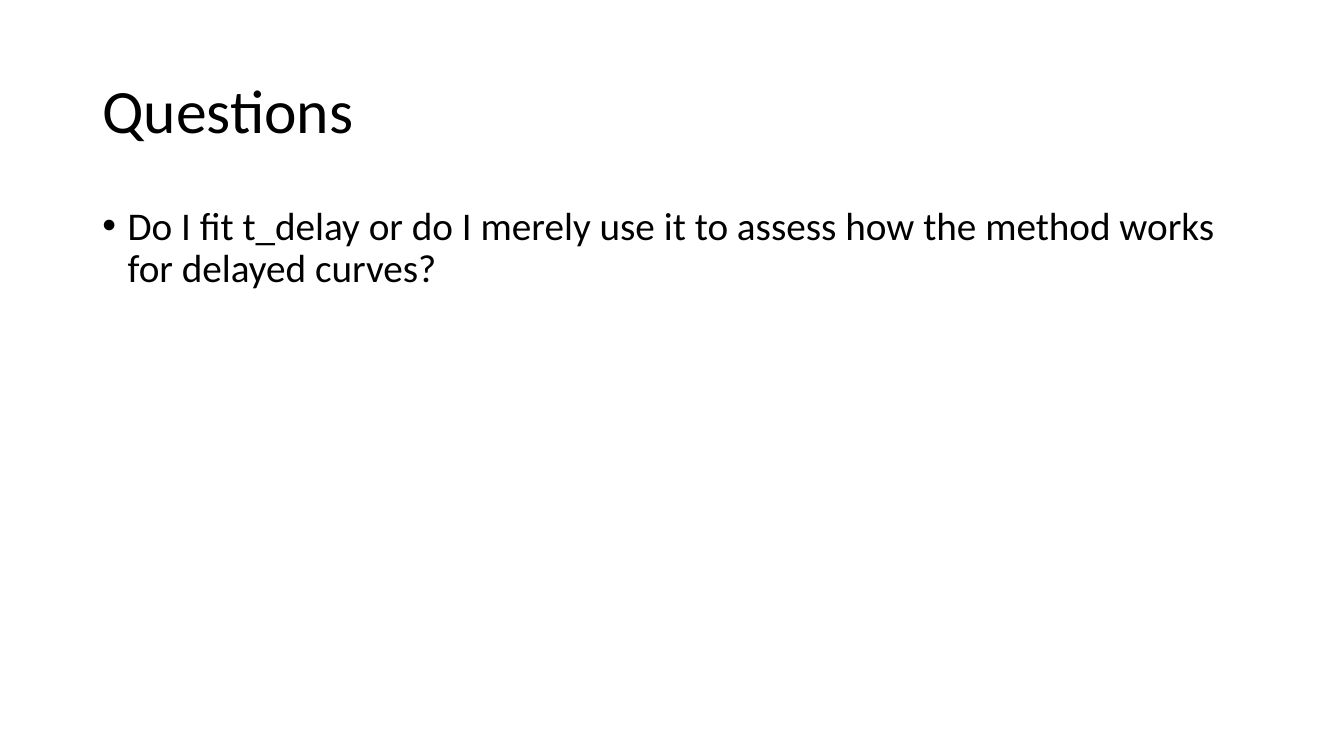
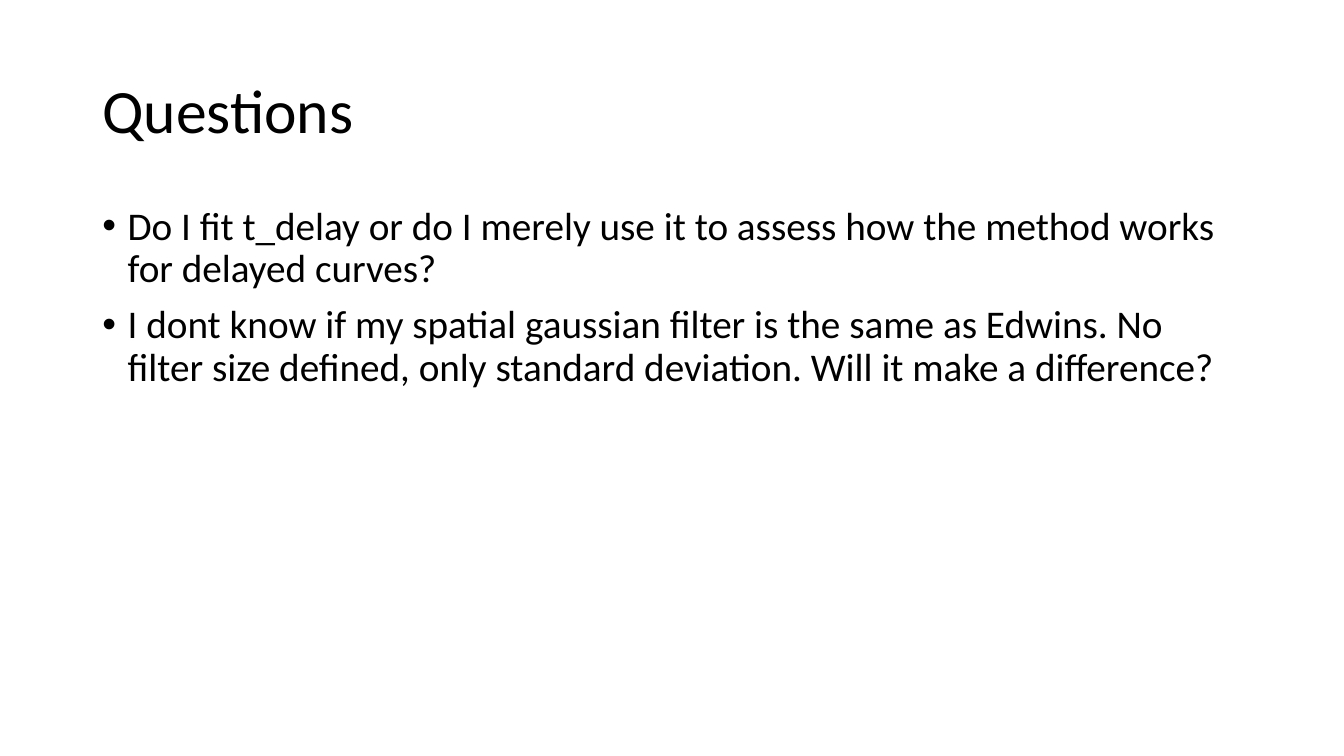
Before and after one commit to lucasdevries/ppinn, a slide deck: slide 11 of documents/Presentation1.pptx (slide 10 before the commit). Drawn at 1344x756 pixels with LibreOffice and Linux fonts; fonts in the diff are those of the drawing. Boxes give left, top, right and bottom in pixels: in the first picture for what was removed or moved away, otherwise in the second. Text is boxed around its words. In the diff, an @@ line names an element or a change of style, - is before the commit and + after.

```diff
--- a/documents/Presentation1.pptx
+++ b/documents/Presentation1.pptx
@@ text at [128,310,1213,388]: paragraph added @@
+• I dont know if my spatial gaussian filter is the same as Edwins. No filter size defined, only standard deviation. Will it make a difference?
```
Also in this commit, not shown: 1 slide added, 3 other files.
